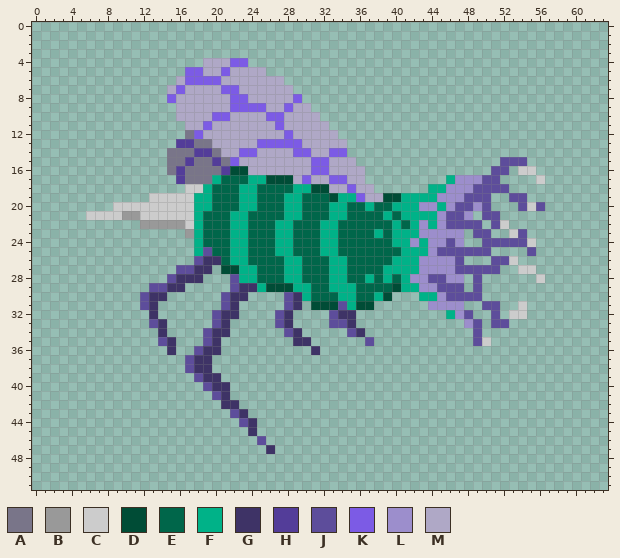
Two states of a pixel-art sprite, CasaDesDiamantes/sprites/zombieSoldierGirlAim_spr/32da3318-31a6-4b62-a25c-f8836979a590.png. Above: the version before the commit.
The file is 64x52 pixels. Colours within 5 levels of each other are drawn and written as one.
Palette (. is transparent): A #797589  B #999999  C #cccccc  D #004c36  E #00664a  F #00b288  G #3e3366  H #533d99  J #5d4d9b  K #7c5be5  L #9c8ecc  M #afa8c6
Pixels before (only the part around the change), first column x 44:
 2 ....................
 3 ....................
 4 ....................
 5 ....................
 6 ....................
 7 ....................
 8 ....................
 9 ....................
10 ....................
11 ....................
12 ....................
13 ....................
14 ....................
15 ........JJJ.........
16 .......JJ.CC........
17 ..FLLLJJ....C.......
18 FFLLLJJJJ...........
19 FLLLJJJ..JJ.........
20 LFLJJLJ...JCJ.......
21 FLJJL.JJ............
22 FLJJJJ.JC...........
23 LLLL.JJ..CJ.........
24 LLJL..JJJJJC........
25 LJJJJJJ....J........
26 LLLJ...JJC..........
27 LLLJJJJJ..CC........
28 JJLL.J......C.......
29 LJJJ.J..............
30 FLJJJJ..............
31 LLLL..JJ..C.........
32 ..FLJ..J.CC.........
33 ....LJ.JJ...........
34 .....J..............
35 .....JC.............
36 ....................
37 ....................
38 ....................
39 ....................
40 ....................
41 ....................
42 ....................
43 ....................
44 ....................
45 ....................
46 ....................
47 ....................
48 ....................
49 ....................
50 ....................
51 ....................
After the commit:
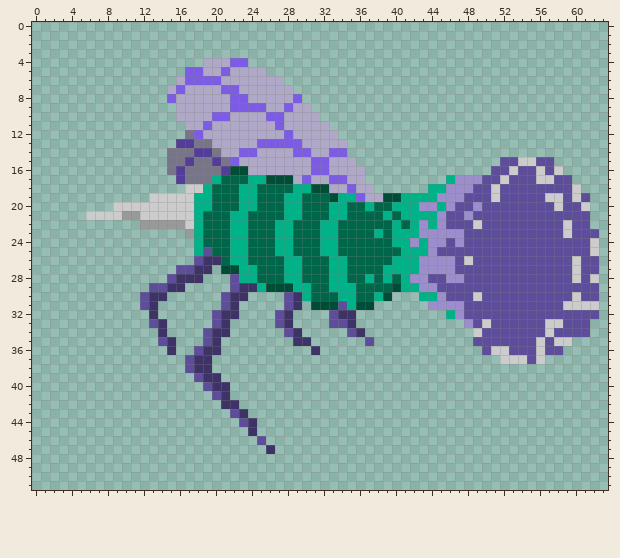
Diff:
There is now colour C in row 15 at x 55; in row 16 at x 53, 56 and 58; in row 17 at x 52 and 57; in row 18 at x 60; in row 19 at x 51, 57 to 58 and 60; in row 20 at x 58 and 61.
There is now colour C in rows 22 to 23 at x 59; in rows 24 to 25 at x 62; in row 26 at x 48 and 60; in row 27 at x 60; in row 28 at x 60 and 62; in row 30 at x 60.
There is now colour C in row 31 at x 59 to 62; in row 33 at x 50 and 57 to 58; in row 34 at x 57; in row 35 at x 56 and 58 to 59; in row 36 at x 51 to 52 and 56; in row 37 at x 52 to 54 and 56.
The edit turns colour J into colour C in row 15 at x 54; in row 18 at x 51; in row 22 at x 49; in row 30 at x 49; in row 34 at x 49.
There is now colour J in row 15 at x 56 to 57; in row 16 at x 57; in row 17 at x 53 to 55 and 58 to 59; in row 18 at x 53 to 59; in row 19 at x 52, 55 to 56, 59 and 61; in row 20 at x 51 to 53, 57 and 59 to 60.
There is now colour J in row 21 at x 49 and 52 to 61; in row 22 at x 50, 53 to 58 and 60 to 61; in row 23 at x 48, 51 to 52, 55 to 58 and 60 to 62; in row 24 at x 48 to 49 and 56 to 61; in row 25 at x 51 to 54 and 56 to 61; in row 26 at x 49 to 50, 54 to 59 and 61 to 62.
There is now colour J in row 27 at x 52 to 53, 56 to 59 and 61 to 62; in row 28 at x 48, 50 to 55, 57 to 59 and 61; in row 29 at x 48 and 50 to 62; in row 30 at x 50 to 59 and 61 to 62; in row 31 at x 48 to 49, 52 to 53 and 55 to 58; in row 32 at x 49 to 50, 52 and 55 to 62.
There is now colour J in row 33 at x 53 to 56 and 59 to 61; in row 34 at x 50 to 56 and 58 to 61; in row 35 at x 51 to 55 and 57; in row 36 at x 50, 53 to 55 and 57 to 58; in row 37 at x 55.
The edit turns colour C into colour J in row 16 at x 54 to 55; in row 20 at x 55; in row 22 at x 52; in row 23 at x 53; in row 24 at x 55; in row 26 at x 53.
The edit turns colour C into colour J in row 27 at x 54 to 55; in row 28 at x 56; in row 31 at x 54; in row 32 at x 53 to 54; in row 35 at x 50.
Changed places in both pictures, as pixel boxes (x1, y1, x2, y2):
changed: (464, 157, 599, 364)
